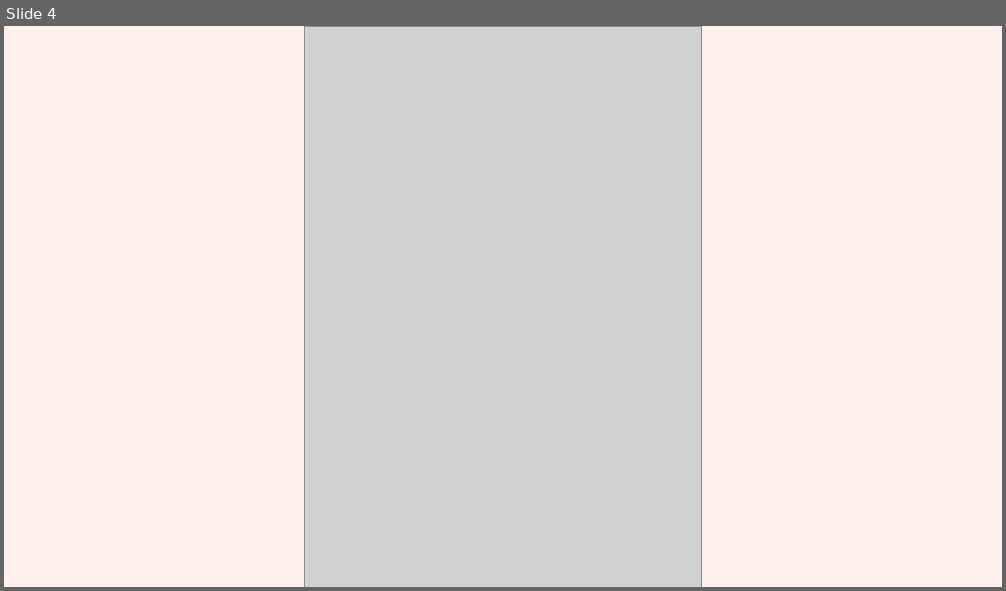
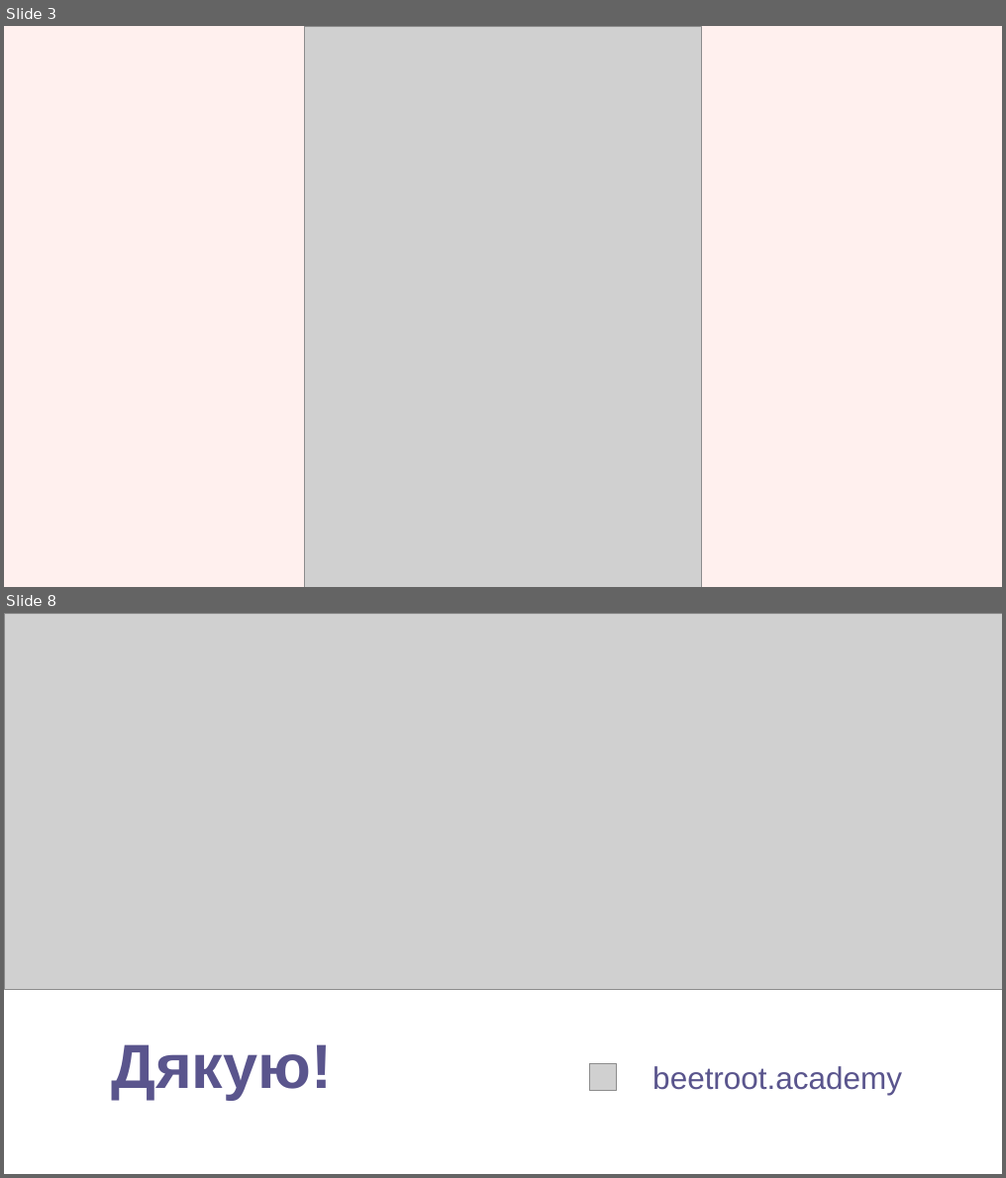
Before and after one commit to SnisarOnline/BeetrootAcademy--all_lessons, a slide deck: 1_HTML/01_02-What_is_Front-End+HTML5/presentation.pptx. Shown one above the other, each under a label of ours: slide 4 before the commit, slides 3 and 8 after it; the slides between them are not shown. The pictures are 1006x591 and 1006x1178 pixels, drawn with LibreOffice and Linux fonts; fonts in the diff are those of the drawing; grey boxes stand for pictures. Boxes give left, top, right and bottom in pixels: in the first picture for what was removed or moved away, otherwise in the second. Text is boxed around its words. In the diff, an @@ line names an element or a change of style, - is before the commit and + after.

```diff
--- a/1_HTML/01_02-What_is_Front-End+HTML5/presentation.pptx
+++ b/1_HTML/01_02-What_is_Front-End+HTML5/presentation.pptx
@@ slide 8 added at <box>4,613,1002,1174</box>, background #FFFFFF @@
@@ picture added at <box>4,613,1002,989</box> @@
@@ text added at <box>111,1045,332,1099</box>, 60 pt, text #5A558D, bold @@
+Дякую!
@@ picture added at <box>590,1063,617,1090</box> @@
@@ text added at <box>652,1066,902,1095</box>, 30 pt, text #5A558D @@
+beetroot.academy
@@ what was slide 4 is now slide 3 @@
```
Also in this commit, not shown: 2 slides changed, 2 slides removed, 2 other files.
